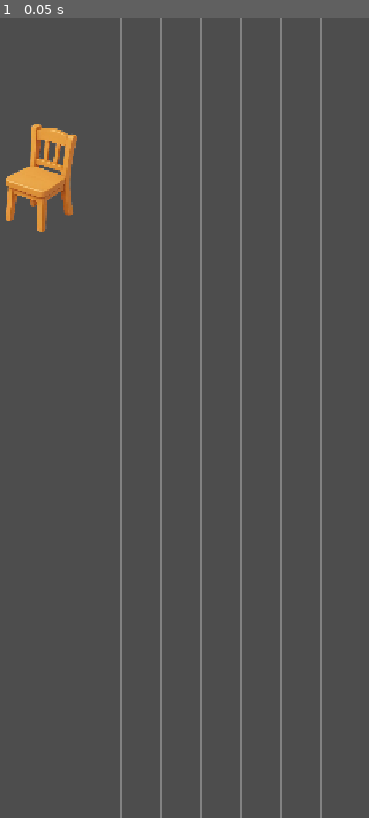
Above: before the commit, frame 1.
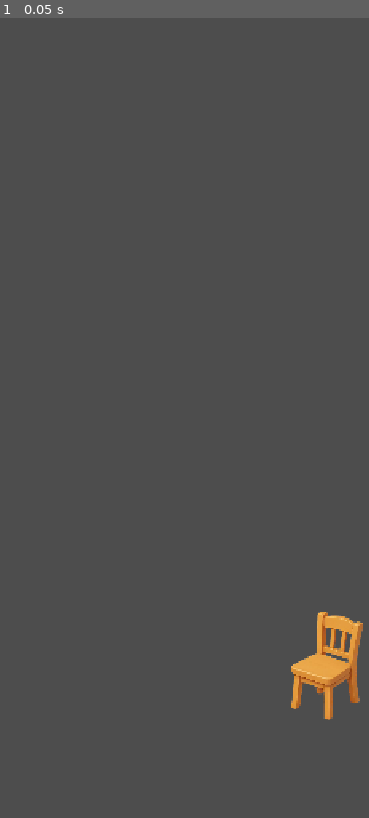
Above: after the commit, the same moment.

Repository: sajakshrestha8/room_builder_game_engine
Game: Godot game, scene res://main.tscn
The game is run twice, just before and just after one commit, with the same random seed, the same clock (stepped at 60 frames per second) and the same inputs.
Inputs:
- Up to frame 1 (0.05 s): no input

The runs differ from the first frame. In frame 1, 5.9% of the frame differs, in the area x 1-99%, y 0-100%.

Commit message:
updated the image size in grid

Diff:
--- /dev/null
+++ b/camera_view_control.gd
@@ -0,0 +1,14 @@
+extends Camera2D
+
+@export var zoom_speed := 0.1
+@export var min_zoom := 0.3
+@export var max_zoom := 3.0
+
+# Called when the node enters the scene tree for the first time.
+func _input (event):
+	pass
+
+
+# Called every frame. 'delta' is the elapsed time since the previous frame.
+func zoom_camera(amount: float):
+	var new_zoom = zoom.x + amount
--- a/grid_Manager.gd
+++ b/grid_Manager.gd
@@ -3,9 +3,9 @@
 @export var test_image: Sprite2D
 
 
-const cell_size = 64
-const grid_width = 20
-const grid_height = 20
+const cell_size = 128
+const grid_width = 10
+const grid_height = 10
 @export var line_color := Color(1, 1, 1, 0.3)  # white, semi-transparent
 @export var line_width := 1.0
 
@@ -43,11 +43,20 @@
 func grid_to_screen_position(world_position: Vector2i) -> Vector2:
 	return Vector2(world_position.x * cell_size, world_position.y * cell_size)
 
+func resize_image_to_cell_size (image: Sprite2D, cell_size: float):
+	var image_size = image.texture.get_size()
+	image.scale = Vector2(cell_size / image_size.x, cell_size / image_size.y)
+	return image
+
+func center_image_position_in_grid (image_position: Vector2i) -> Vector2:
+	return grid_to_screen_position(image_position) + Vector2(cell_size / 2.0, cell_size / 2.0)
+
 func test_print():
-	var move_image_to_top_left = grid_to_screen_position(image_position)
+	var move_image_to_top_left = center_image_position_in_grid(image_position)
 	print(move_image_to_top_left, "Position of the image")
 	print("Image: ", test_image, " is assigned to grid position: ", image_position)
-	test_image.position = move_image_to_top_left
+	var resized_test_image = resize_image_to_cell_size(test_image, cell_size)
+	resized_test_image.position = move_image_to_top_left
 
 
 func _input(event):
--- a/main.tscn
+++ b/main.tscn
@@ -1,11 +1,12 @@
 [gd_scene format=3 uid="uid://b5q0fyh6a6lu7"]
 
-[ext_resource type="Script" uid="uid://dmof1ud6rmpo6" path="res://grid_Manager.gd" id="1_0xm2m"]
+[ext_resource type="Script" uid="uid://vk6bvddfdsmk" path="res://camera_view_control.gd" id="1_0xm2m"]
 [ext_resource type="Texture2D" uid="uid://2i8fgc3y4a7d" path="res://26c2fed77510a73d276ff809e4cca10c.png" id="1_ig7tw"]
 
-[node name="Node2D" type="Node2D" unique_id=366899307 node_paths=PackedStringArray("test_image")]
+[node name="Node2D" type="Node2D" unique_id=366899307]
 script = ExtResource("1_0xm2m")
-test_image = NodePath("26c2Fed77510a73d276Ff809e4Cca10c")
+
+[node name="Camera2D" type="Camera2D" parent="." unique_id=1537480526]
 
 [node name="26c2Fed77510a73d276Ff809e4Cca10c" type="Sprite2D" parent="." unique_id=1280652748]
 position = Vector2(290, 396)
Not shown, added: camera_view_control.gd.uid
